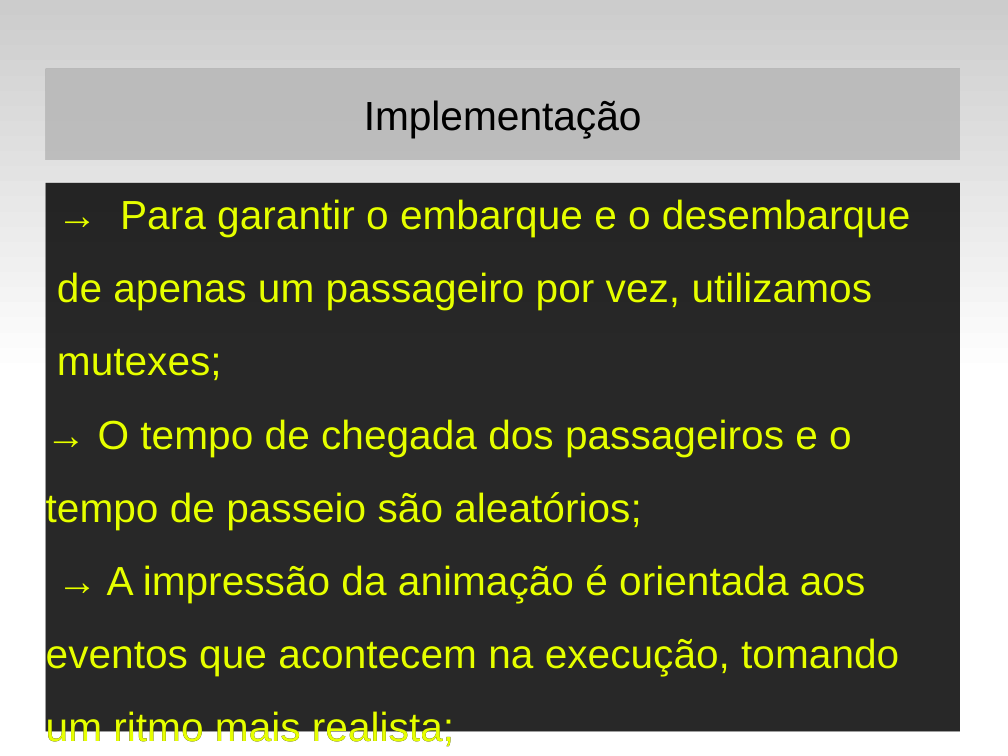
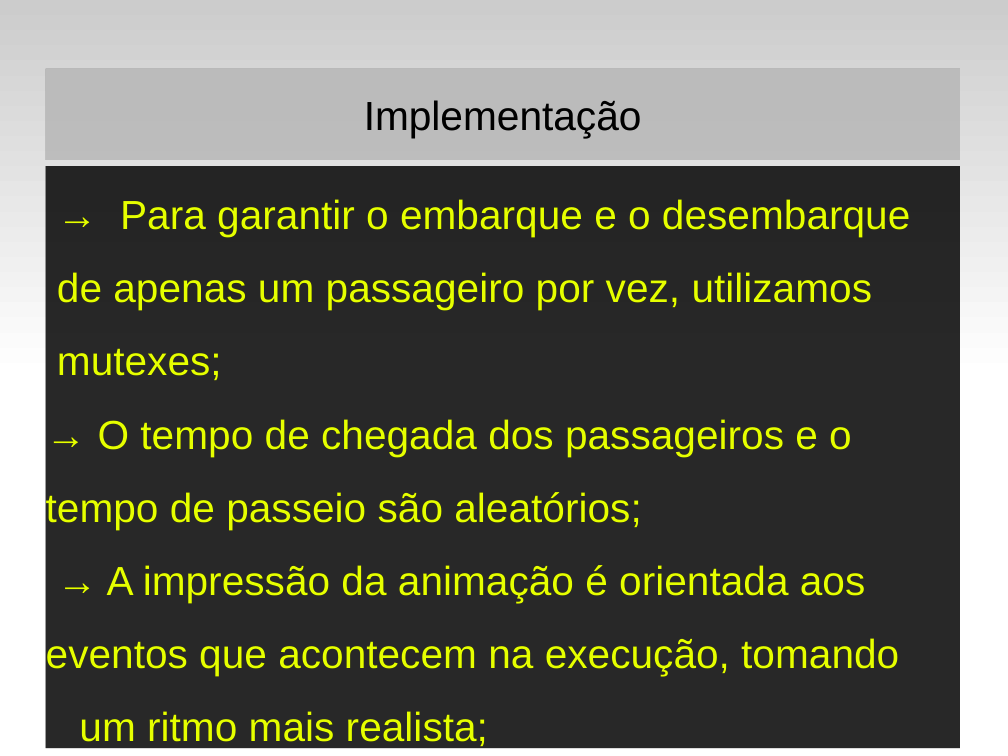
Before and after one commit to birocchi/mc514-1s2009-ade, a slide deck: slide 5 of branches/lab03/apresentacaoroller2.odp. Drawn at 1008x756 pixels with LibreOffice and Linux fonts; fonts in the diff are those of the drawing. Boxes give left, top, right and bottom in pixels: in the first picture for what was removed or moved away, otherwise in the second. Text is boxed around its words. In the diff, an @@ line names an element or a change of style, - is before the commit and + after.

```diff
--- a/branches/lab03/apresentacaoroller2.odp
+++ b/branches/lab03/apresentacaoroller2.odp
@@ rectangle "→ Para garantir o embarque ...": place and size @@
-rectangle "→ Para garantir o embarque ..." at [46, 183, 960, 732]
+rectangle "→ Para garantir o embarque ..." at [46, 166, 960, 749]
```
Also in this commit, not shown: 1 slide removed.
